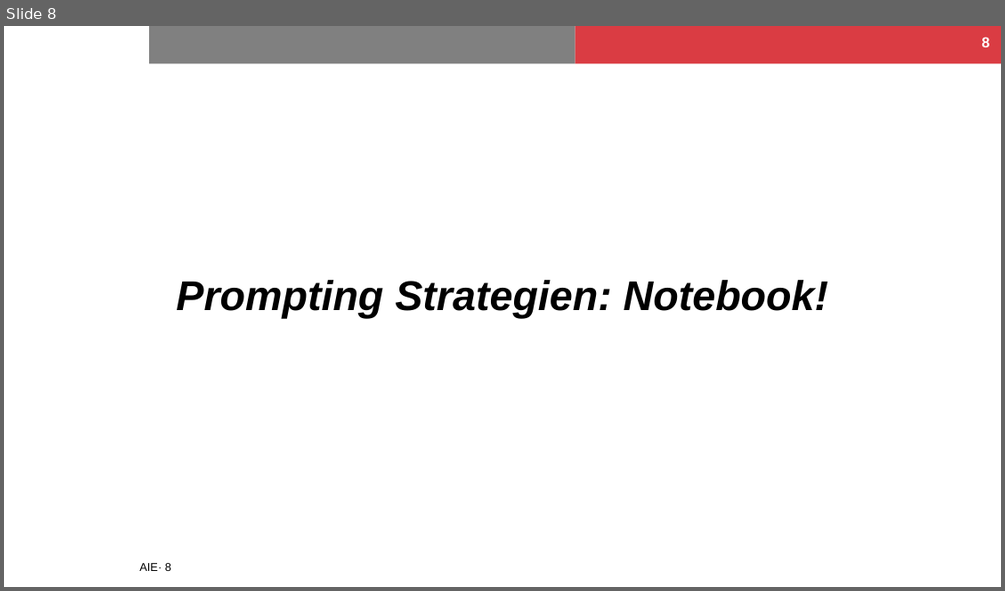
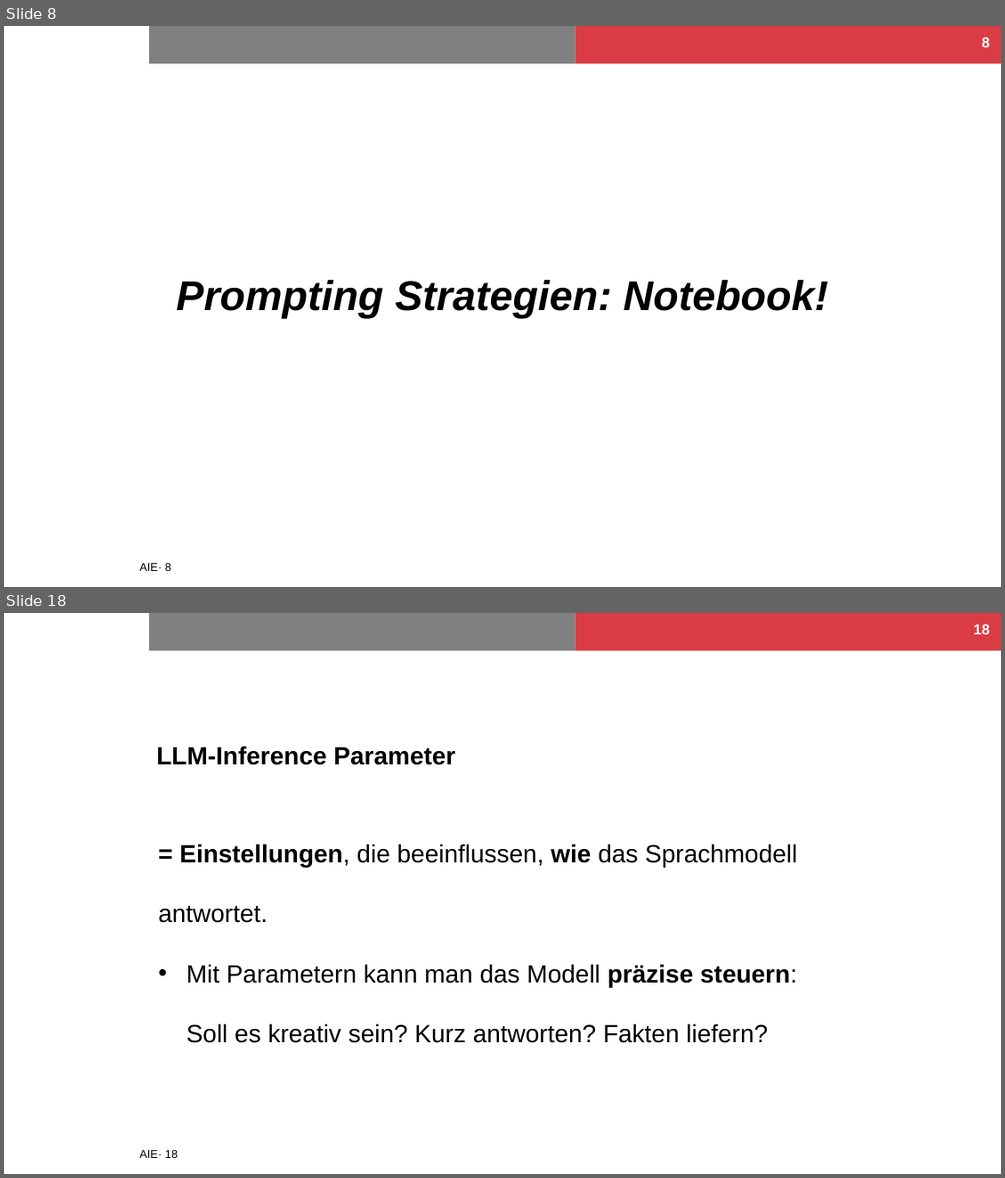
Before and after one commit to NilsHellwig/AIE-course, a slide deck: Kapitel 03_Prompting/03_Prompting.pptx. Shown one above the other, each under a label of ours: slide 8 before the commit, slides 8 and 18 after it; the slides between them are not shown. The pictures are 1005x591 and 1005x1178 pixels, drawn with LibreOffice and Linux fonts; fonts in the diff are those of the drawing; background and template pictures are left out. Boxes give left, top, right and bottom in pixels: in the first picture for what was removed or moved away, otherwise in the second. Text is boxed around its words. In the diff, an @@ line names an element or a change of style, - is before the commit and + after.

```diff
--- a/Kapitel 03_Prompting/03_Prompting.pptx
+++ b/Kapitel 03_Prompting/03_Prompting.pptx
@@ slide 18 added at (x1=4, y1=613, x2=1001, y2=1174), background #FFFFFF; not listed: 3 template elements that a slide beside it also shows @@
@@ page number added at (x1=973, y1=624, x2=989, y2=634), 14 pt, text #FFFFFF, bold @@
+18
@@ title added at (x1=156, y1=746, x2=455, y2=765), 24 pt, text #000000, bold @@
+LLM-Inference Parameter
@@ text added at (x1=158, y1=844, x2=797, y2=1043), 24 pt, text #000000 @@
+= Einstellungen, die beeinflussen, wie das Sprachmodell antwortet.
+• Mit Parametern kann man das Modell präzise steuern:
+  Soll es kreativ sein? Kurz antworten? Fakten liefern?
```
Also in this commit, not shown: 3 slides changed, 23 other slides added, 4 other files.
